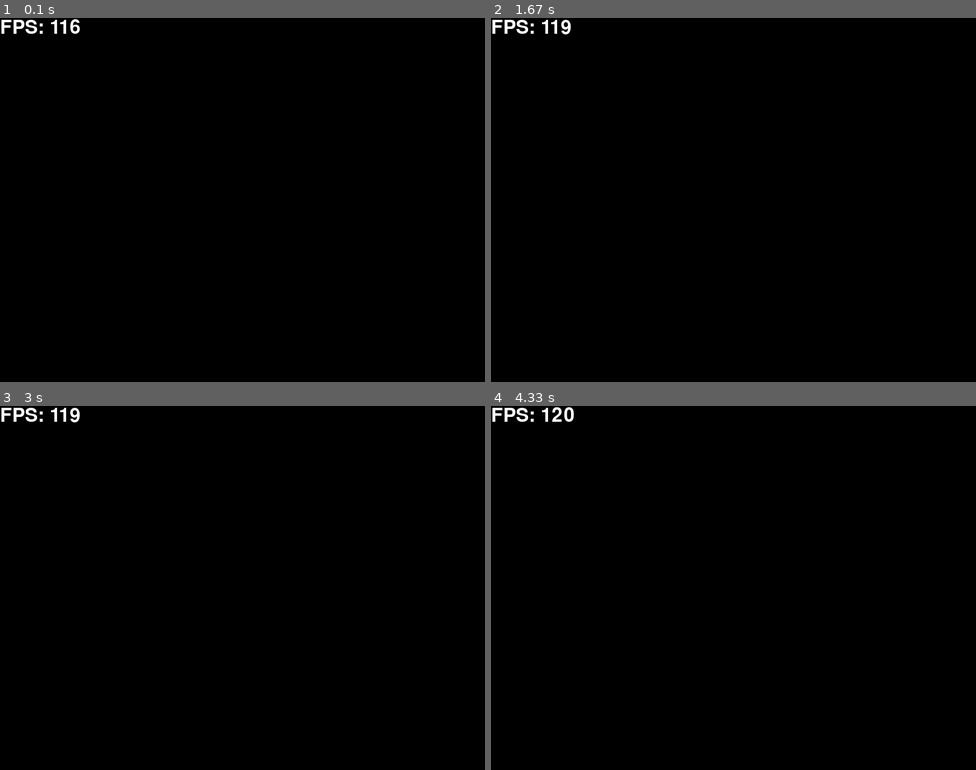
Above: before the commit, frames 1-4 (two rows, left to right).
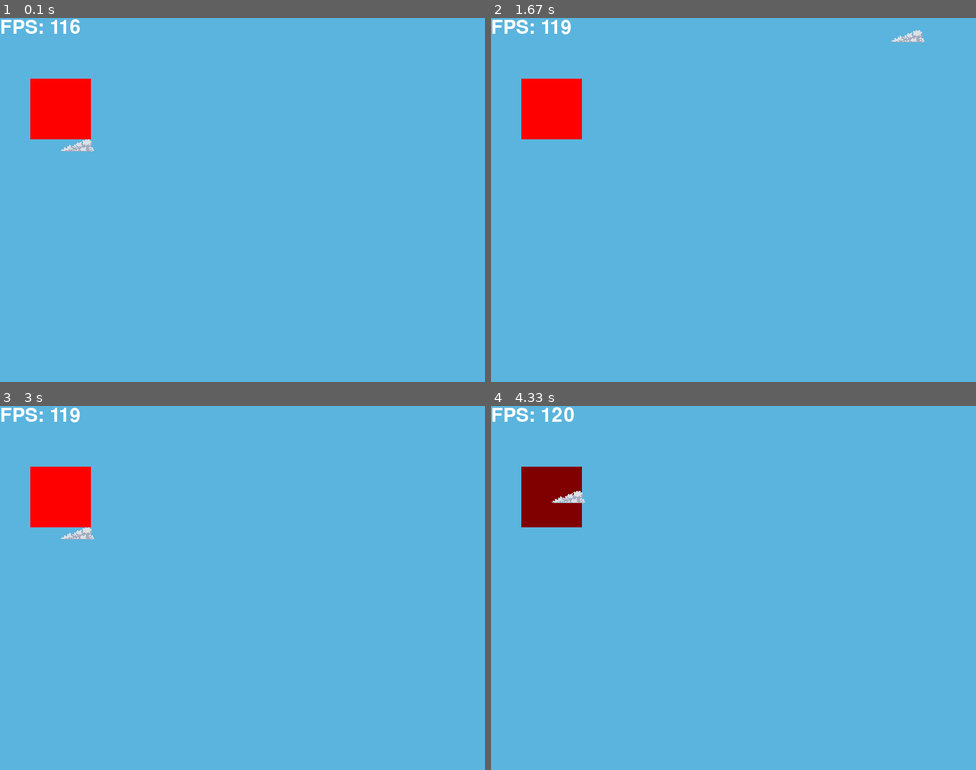
Above: after the commit, the same moments.

Repository: Ronterox/PyGamePlatformer
Game: pygame game, started from main.py
The game is run twice, just before and just after one commit, with the same random seed, the same clock (stepped at 60 frames per second) and the same inputs.
Inputs:
- Up to frame 1 (0.1 s): no input
- Up to frame 2 (1.67 s): hold Right 0.33-0.8 s; hold Up 0.83-1.13 s; hold D 1.17-1.63 s
- Up to frame 3 (3 s): hold Left 1.67-2.2 s; hold S 2.23-2.53 s; hold Left 2.57-2.97 s
- Up to frame 4 (4.33 s): hold W 3-3.37 s; hold S from 4.07 s (still down)

The runs differ from the first frame. In frame 1, 100% of the frame differs, in the area x 0-100%, y 0-100%; in frame 2, 100%; in frame 3, 100%; in frame 4, 100%.

Commit message:
collision and movement test

Diff:
--- a/main.py
+++ b/main.py
@@ -1,21 +1,83 @@
 import pygame
 from pygame.surface import Surface
 from pygame.font import Font
+from enum import IntEnum
 
 pygame.init()
+pygame.display.set_caption("Ninja Saga")
 
-pygame.display.set_caption("Ninja Saga")
+
+class Key(IntEnum):
+    UP = 0
+    DOWN = 1
+    LEFT = 2
+    RIGHT = 3
+
+
+class Player:
+    movement: list[int] = [0, 0, 0, 0]
+
+    def __init__(self, img: Surface, position: list[int]):
+        self.img = img
+        self.position = position
+
+
+def close_window():
+    pygame.quit()
+    quit()
+
+
 screen: Surface = pygame.display.set_mode((800, 600))
 clock = pygame.time.Clock()
 font = Font("freesansbold.ttf", 32)
 
+img = pygame.image.load("assets/images/clouds/cloud_1.png")
+img.set_colorkey((0, 0, 0))
+
+player = Player(img,  [100, 200])
+collision_zone = pygame.Rect(50, 100, 100, 100)
+
 while True:
-    screen.fill((0, 0, 0))
+    for event in pygame.event.get():
+        if event.type == pygame.QUIT:
+            close_window()
+        elif event.type == pygame.KEYDOWN:
+            match event.key:
+                case pygame.K_UP | pygame.K_w:
+                    player.movement[Key.UP] = 5
+                case pygame.K_DOWN | pygame.K_s:
+                    player.movement[Key.DOWN] = 5
+                case pygame.K_LEFT | pygame.K_a:
+                    player.movement[Key.LEFT] = 5
+                case pygame.K_RIGHT | pygame.K_d:
+                    player.movement[Key.RIGHT] = 5
+                case pygame.K_ESCAPE:
+                    close_window()
+                case _:
+                    pass
+        elif event.type == pygame.KEYUP:
+            match event.key:
+                case pygame.K_UP | pygame.K_w:
+                    player.movement[Key.UP] = 0
+                case pygame.K_DOWN | pygame.K_s:
+                    player.movement[Key.DOWN] = 0
+                case pygame.K_LEFT | pygame.K_a:
+                    player.movement[Key.LEFT] = 0
+                case pygame.K_RIGHT | pygame.K_d:
+                    player.movement[Key.RIGHT] = 0
+                case _:
+                    pass
 
-    for event in pygame.event.get():
-        if event.type == pygame.QUIT or event.type == pygame.KEYDOWN and event.key == pygame.K_ESCAPE:
-            pygame.quit()
-            quit()
+    player.position[1] += player.movement[Key.DOWN] - player.movement[Key.UP]
+    player.position[0] += player.movement[Key.RIGHT] - player.movement[Key.LEFT]
+
+    screen.fill((0x5b, 0xb4, 0xdd))  # 0x5bb4dd
+
+    player_collider = pygame.Rect(*player.position, *player.img.get_size()) # type: ignore
+    red = round(0xFF * 0.5) if player_collider.colliderect(collision_zone) else 0xFF
+    pygame.draw.rect(screen, (red, 0, 0), collision_zone)
+
+    screen.blit(player.img, player.position)
 
     fps: Surface = font.render("FPS: " + str(int(clock.get_fps())), True, (255, 255, 255))
     screen.blit(fps, (0, 0))
